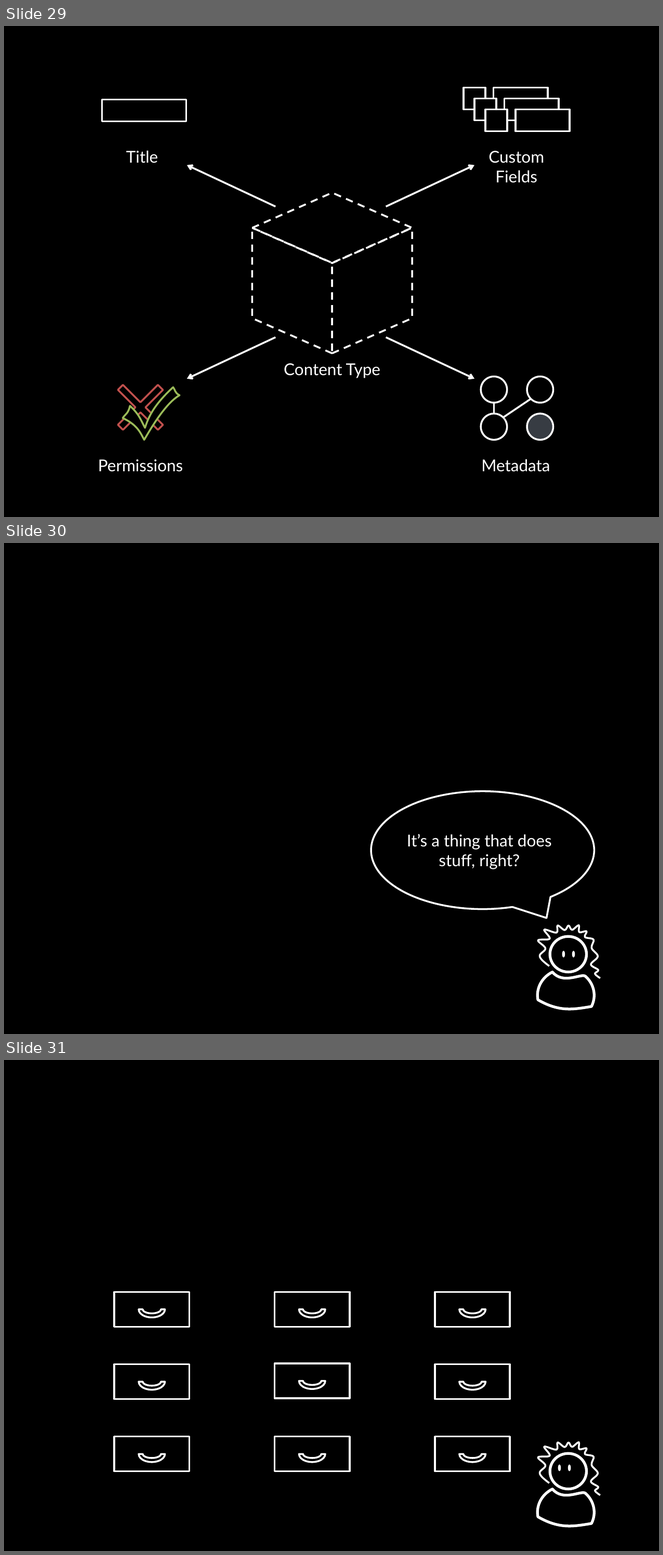
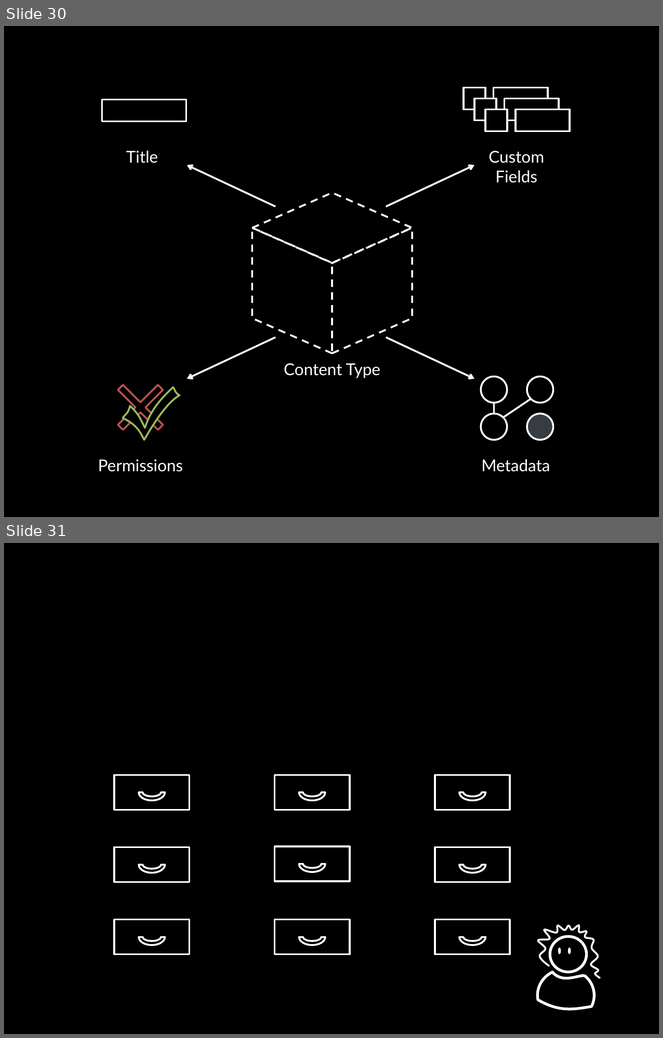
Before and after one commit to socketwench/OOPforObjectHaters, a slide deck: src/OOPforObjectHaters.pptx. Shown one above the other, each under a label of ours: slides 29, 30 and 31 before the commit, slides 30 and 31 after it. The pictures are 663x1555 and 663x1038 pixels, drawn with LibreOffice and Linux fonts; fonts in the diff are those of the drawing. Boxes give left, top, right and bottom in pixels: in the first picture for what was removed or moved away, otherwise in the second. Text is boxed around its words. In the diff, an @@ line names an element or a change of style, - is before the commit and + after.

```diff
--- a/src/OOPforObjectHaters.pptx
+++ b/src/OOPforObjectHaters.pptx
@@ slide 30 removed at box(4, 543, 659, 1034), background #000000 @@
@@ speech bubble removed at box(371, 792, 594, 909) @@
-It’s a thing that does stuff, right?
@@ freeform shape removed at box(538, 926, 600, 979) @@
@@ ellipse removed at box(551, 937, 587, 972) @@
@@ ellipse removed at box(562, 951, 566, 958) @@
@@ ellipse removed at box(572, 951, 575, 958) @@
@@ freeform shape removed at box(538, 972, 595, 1009) @@
@@ what was slide 29 is now slide 30 @@
```
Also in this commit, not shown: 1 slide changed, 1 slide added, 3 other files.
